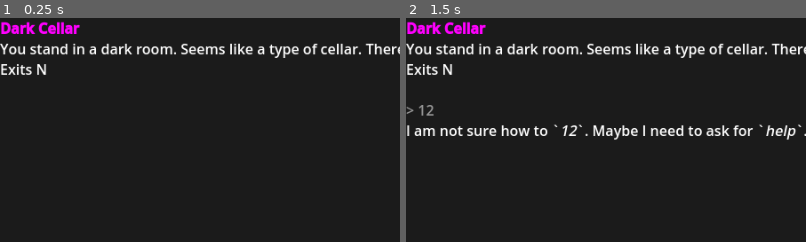
Above: before the commit, frames 1-2 (left to right).
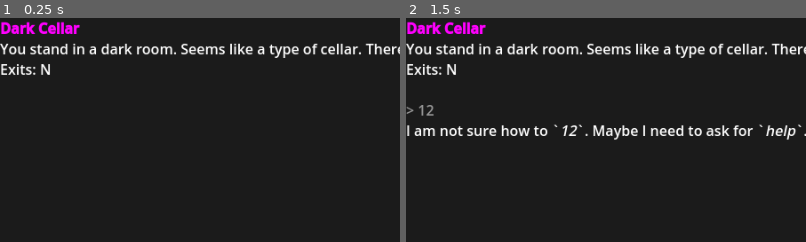
Above: after the commit, the same moments.

Repository: ricardobusta/ludumdare55
Game: Godot game, scene res://terminal.tscn
Same seed, same stepped clock (60 frames per second), same inputs: the game is played once before the commit and once after it.
Inputs (mouse positions are % of the whole screen's width and height, from its top left):
- Up to frame 1 (0.25 s): no input
- Up to frame 2 (1.5 s): click (50, 97) at 0.52 s; type "12" at 0.6 s; tap Enter at 1.25 s
The pictures show only the part of the screen within x 0-50%, y 0-50%; the shares and areas given below are measured in that part.

The runs differ from the first frame. In frame 1, 0.1% of the frame differs, in the area x 8-13%, y 20-26%; in frame 2, 0.1%.

Commit message:
improve look command and add initial implementation for move

Diff:
--- a/Summoning/game_control.gd
+++ b/Summoning/game_control.gd
@@ -12,12 +12,11 @@
     input_field.text_submitted.connect(_on_text_submitted)
     text_field.clear()
 
-    var room: Room = room_config.rooms[current_room]
-    _print_room(room)
+    _print_text(_room().print_complete())
 
 func _on_text_submitted(text: String) -> void:
     input_field.clear()
-    text = text.strip_edges(true, true)
+    text = text.strip_edges(true, true).to_lower()
     if(text.is_empty()):
         return;
     _print_text("\n[color=#999]> " + text + "[/color]")
@@ -26,23 +25,17 @@
 func _print_text(text: String) -> void:
     text_field.append_text(text + "\n")
 
-func _print_room(room: Room) -> void:
-    text_field.append_text(room.printable())
-
 func _parse_command(command: String) -> void:
     var res = command.split(" ", false)
 
-    match res[0].to_lower():
+    match res[0]:
         "look", "l":
-            _handle_look("" if res.size() < 2 else res[1] )
+            _handle_look("" if res.size() < 2 else res[1])
         "move", "m":
-            if(res.size()>1):
-                _print_text("Move "+ res[1])
-            else:
-                _print_text("I must move torwards a direction...")
-        "clear":
+            _handle_move("" if res.size() < 2 else res[1])
+        "clear", "cls", "cl", "c":
             text_field.clear()
-            _parse_command("look")
+            _print_text(_room().print_complete())
         "help":
             _print_text("Some things I could try:\nLook\tMove\tHelp")
         _:
@@ -51,8 +44,43 @@
 func _handle_look(target: String):
     if(target.is_empty()):
         _print_text("You look at your surroundings")
-        _print_room(room_config.rooms[current_room])
+        _print_text(_room().print_complete())
     else:
         match target:
+            "north", "n", "south", "s", "east", "e", "west", "w":
+                _print_text("You look at the next room:")
+                _print_text(_room_at_direction(target).print_complete())
+            "directions", "exits", "exit":
+                _print_text("You look at the available exits")
+                _print_text(_room().print_exits())
             _:
                 _print_text("There's no %s to be looked at..." % target)
+
+func _handle_move(target: String):
+    if(target.is_empty()):
+        _print_text("I must move torwards a direction...")
+        _print_text(_room().print_complete())
+    else:
+        match(target):
+            "north":
+                _print_text("You are moving north")
+            _:
+                _print_text("There's no exit available to %s." % target)
+
+func _room() -> Room:
+    return room_config.rooms[current_room]
+
+func _room_at_direction(direction: String) -> Room:
+    var room = 0
+    match(direction):
+        "north", "n":
+            room = _room().exit_north
+        "south", "s":
+            room = _room().exit_south
+        "east", "e":
+            room = _room().exit_east
+        "west", "w":
+            room = _room().exit_west
+        _:
+            room = 0
+    return null if room < 1 else room_config.rooms[room]
--- a/Summoning/room.gd
+++ b/Summoning/room.gd
@@ -24,8 +24,8 @@
     self.exit_west = west
     return self
 
-func printable() -> String:
-    var text = "[color=#f0f][b]%s[/b][/color]\n%s\nExits" % [name, description]
+func print_exits() -> String:
+    var text = "Exits:"
     var has_exit = false;
     if(exit_north > 0):
         text += " N"
@@ -38,7 +38,12 @@
         has_exit = true
     if(exit_west > 0):
         text += " W"
+        has_exit = true
     if(!has_exit):
         text += "None"
+    return text
 
-    return text + "\n"
+func print_complete() -> String:
+    var text = "[color=#f0f][b]%s[/b][/color]\n%s\n" % [name, description]
+    text += print_exits()
+    return text
Not shown, changed: .gitignore
